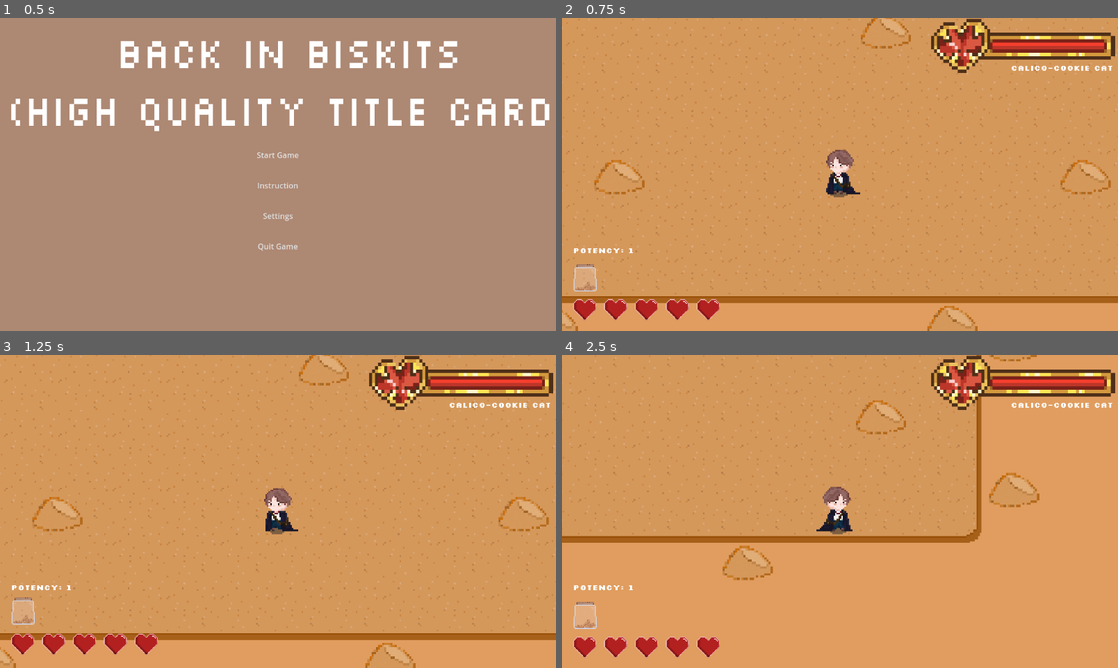
Above: before the commit, frames 1-4 (two rows, left to right).
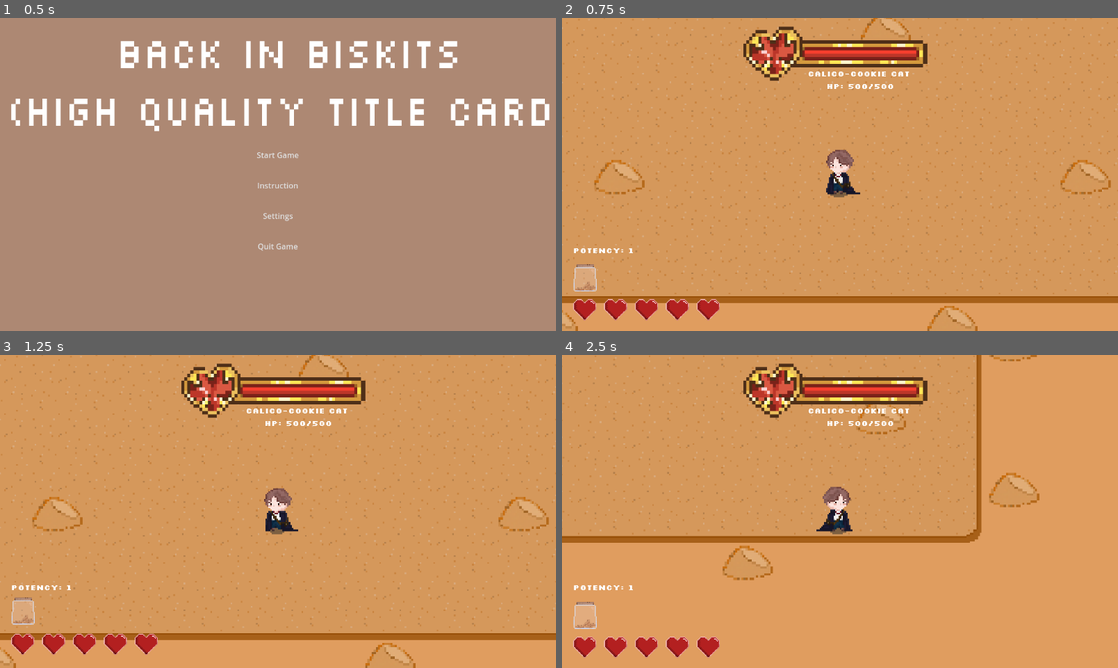
Above: after the commit, the same moments.

Repository: FraN-onLine/Back-in-Biskits
Game: Godot game, scene res://Screens/title_screen.tscn
Same seed, same stepped clock (60 frames per second), same inputs: the game is played once before the commit and once after it.
Inputs (mouse positions are in pixels of both pictures, inside the frame that each line leads up to):
- Up to frame 1 (0.5 s): no input
- Up to frame 2 (0.75 s): click "Start Game" at 0.5 s
- Up to frame 3 (1.25 s): no input
- Up to frame 4 (2.5 s): move the mouse to (962, 495) at 1.27 s; hold D (move_right) 1.28-2.03 s; click (962, 495) at 1.35 s; move the mouse to (728, 527) at 2.02 s; hold S (move_down) from 2.03 s (still down); click (728, 527) at 2.1 s

Frame 1 is identical in both runs. In frame 2, 6.9% of the frame differs, in the area x 32-100%, y 0-23%; in frame 3, 6.9%; in frame 4, 7.0%.

Commit message:
final commit todei

Diff:
--- a/back-in-biskits/Bosses/Boss1/boss_1.tscn
+++ b/back-in-biskits/Bosses/Boss1/boss_1.tscn
@@ -41,7 +41,7 @@
 [sub_resource type="CircleShape2D" id="CircleShape2D_wppuc"]
 radius = 26.0768
 
-[node name="Boss 1" type="CharacterBody2D" groups=["enemy"]]
+[node name="Boss 1" type="CharacterBody2D" groups=["boss", "enemy"]]
 script = ExtResource("1_4w332")
 projectile = ExtResource("2_1qqme")
 
--- a/back-in-biskits/Player/player.gd
+++ b/back-in-biskits/Player/player.gd
@@ -182,6 +182,7 @@
 		return
 	if cookie_type == "cookie_cat":
 		Global.shield = Global.potency - 1
+		return
 	current_attack = cookie_type
 	attack_cooldown = atkcd
 	print("Picked up cookie! Attack changed to: %s: %d" % [cookie_type, cookie_potency])
--- a/back-in-biskits/Player/player.tscn
+++ b/back-in-biskits/Player/player.tscn
@@ -430,6 +430,44 @@
 [sub_resource type="RectangleShape2D" id="RectangleShape2D_6rl0i"]
 size = Vector2(38, 35.25)
 
+[sub_resource type="Animation" id="Animation_fhl08"]
+resource_name = "new_animation"
+length = 0.5
+loop_mode = 2
+tracks/0/type = "value"
+tracks/0/imported = false
+tracks/0/enabled = true
+tracks/0/path = NodePath(".:position")
+tracks/0/interp = 1
+tracks/0/loop_wrap = true
+tracks/0/keys = {
+"times": PackedFloat32Array(0, 0.5),
+"transitions": PackedFloat32Array(1, 1),
+"update": 0,
+"values": [Vector2(0, 0), Vector2(0, -2)]
+}
+
+[sub_resource type="Animation" id="Animation_vtle1"]
+length = 0.001
+tracks/0/type = "value"
+tracks/0/imported = false
+tracks/0/enabled = true
+tracks/0/path = NodePath(".:position")
+tracks/0/interp = 1
+tracks/0/loop_wrap = true
+tracks/0/keys = {
+"times": PackedFloat32Array(0),
+"transitions": PackedFloat32Array(1),
+"update": 0,
+"values": [Vector2(0, 0)]
+}
+
+[sub_resource type="AnimationLibrary" id="AnimationLibrary_od3ui"]
+_data = {
+&"RESET": SubResource("Animation_vtle1"),
+&"new_animation": SubResource("Animation_fhl08")
+}
+
 [node name="Player" type="CharacterBody2D" groups=["player"]]
 script = ExtResource("1_l8h54")
 graham_bullet = ExtResource("2_btcbx")
@@ -444,9 +482,8 @@
 position = Vector2(-1, -2)
 scale = Vector2(0.923828, 0.90625)
 sprite_frames = SubResource("SpriteFrames_k53q1")
-animation = &"dead"
-frame = 18
-frame_progress = 1.0
+animation = &"walk"
+metadata/_edit_lock_ = true
 
 [node name="AnimatedSprite2D" type="AnimatedSprite2D" parent="."]
 visible = false
@@ -464,6 +501,11 @@
 debug_color = Color(0.745312, 0.378077, 0.693413, 0.42)
 
 [node name="Shield" type="Sprite2D" parent="."]
-visible = false
 modulate = Color(1, 1, 1, 0.694118)
 texture = ExtResource("6_fhl08")
+
+[node name="AnimationPlayer" type="AnimationPlayer" parent="Shield"]
+libraries = {
+&"": SubResource("AnimationLibrary_od3ui")
+}
+autoplay = "new_animation"
--- a/back-in-biskits/UI/UI.tscn
+++ b/back-in-biskits/UI/UI.tscn
@@ -100,9 +100,9 @@
 anchor_top = 1.0
 anchor_bottom = 1.0
 offset_left = 15.0
-offset_top = -74.0
+offset_top = -74.1133
 offset_right = 175.0
-offset_bottom = -42.0
+offset_bottom = -42.1133
 grow_vertical = 0
 scale = Vector2(2, 2)
 texture = ExtResource("2_dhe1o")
@@ -113,9 +113,9 @@
 anchor_top = 1.0
 anchor_bottom = 1.0
 offset_left = 16.0
-offset_top = -140.0
+offset_top = -140.155
 offset_right = 48.0
-offset_bottom = -108.0
+offset_bottom = -108.155
 grow_vertical = 0
 scale = Vector2(2, 2)
 texture = ExtResource("3_e707p")
@@ -126,9 +126,9 @@
 anchor_top = 1.0
 anchor_bottom = 1.0
 offset_left = 207.0
-offset_top = -138.0
+offset_top = -138.196
 offset_right = 239.0
-offset_bottom = -106.0
+offset_bottom = -106.196
 grow_vertical = 0
 scale = Vector2(2, 2)
 texture = ExtResource("4_jqf55")
@@ -149,18 +149,28 @@
 text = "Potency: "
 
 [node name="BossLabel" type="Label" parent="."]
-offset_left = 930.0
-offset_top = 92.0
-offset_right = 1316.0
-offset_bottom = 115.0
+offset_left = 426.0
+offset_top = 104.0
+offset_right = 812.0
+offset_bottom = 127.0
 theme_override_fonts/font = ExtResource("3_q0uhn")
 text = "CALICO-COOKIE CAT "
+horizontal_alignment = 1
+
+[node name="HPLabel" type="Label" parent="."]
+offset_left = 448.0
+offset_top = 130.0
+offset_right = 789.0
+offset_bottom = 153.0
+theme_override_fonts/font = ExtResource("3_q0uhn")
+text = "HP: 100/500"
+horizontal_alignment = 1
 
 [node name="Healthbar" parent="." instance=ExtResource("5_f1fl4")]
-offset_left = 886.0
-offset_top = 30.0
-offset_right = 1129.0
-offset_bottom = 86.0
+offset_left = 497.0
+offset_top = 46.0
+offset_right = 740.0
+offset_bottom = 102.0
 
 [node name="Sprite2D" parent="Healthbar" index="1"]
 position = Vector2(-60, 28)
--- a/back-in-biskits/UI/ui.gd
+++ b/back-in-biskits/UI/ui.gd
@@ -2,6 +2,8 @@
 var blink = false
 
 func _process(delta: float) -> void:
+	var boss = get_tree().get_first_node_in_group("boss")
+	$HPLabel.text = "HP: " + str(boss.current_hp) + "/" + str(boss.max_hp)
 	$TextureRect.size.x = Global.lives * 32
 	$Label.text = "Potency: " + str(Global.potency)
 	$PotencyRect.size.x = Global.potency * 32
--- a/back-in-biskits/project.godot
+++ b/back-in-biskits/project.godot
@@ -28,6 +28,7 @@
 player=""
 walls=""
 enemy=""
+boss=""
 
 [input]
 
Not shown: 1 places in back-in-biskits/Player/player.tscn that only renumber resources
